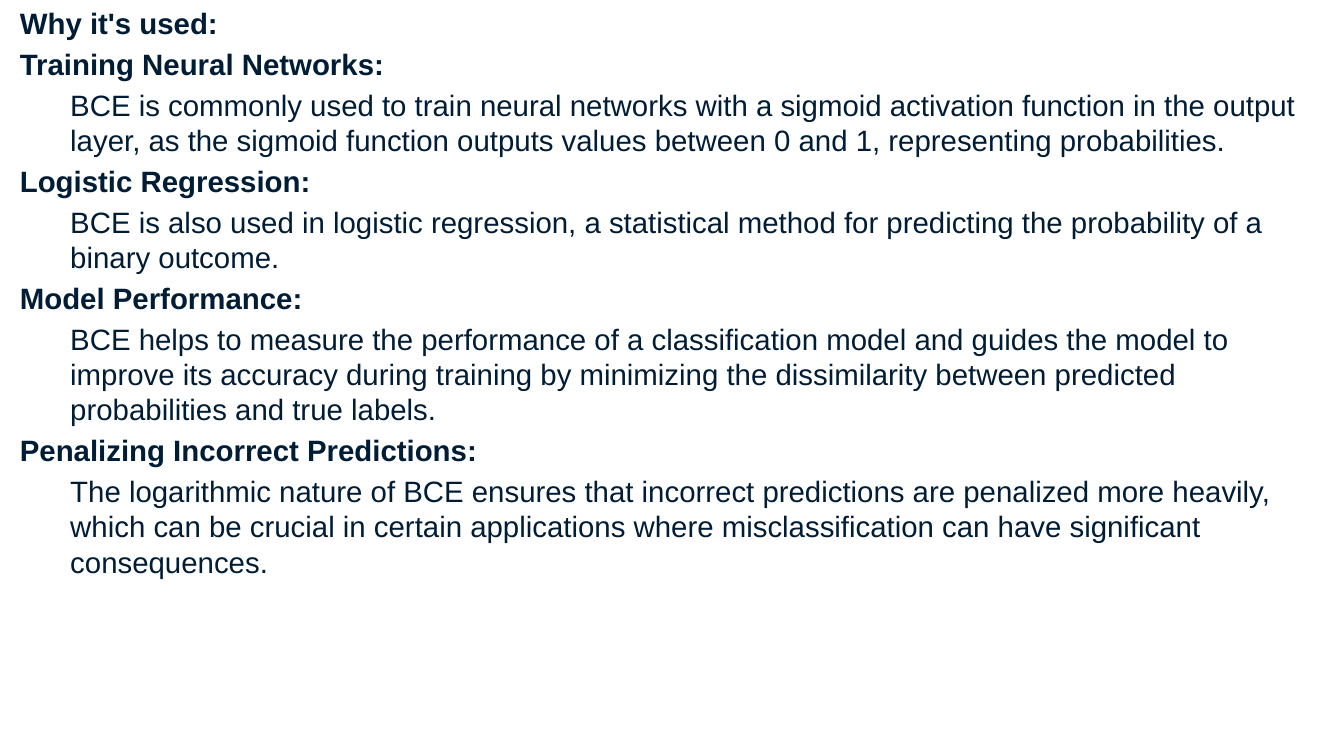
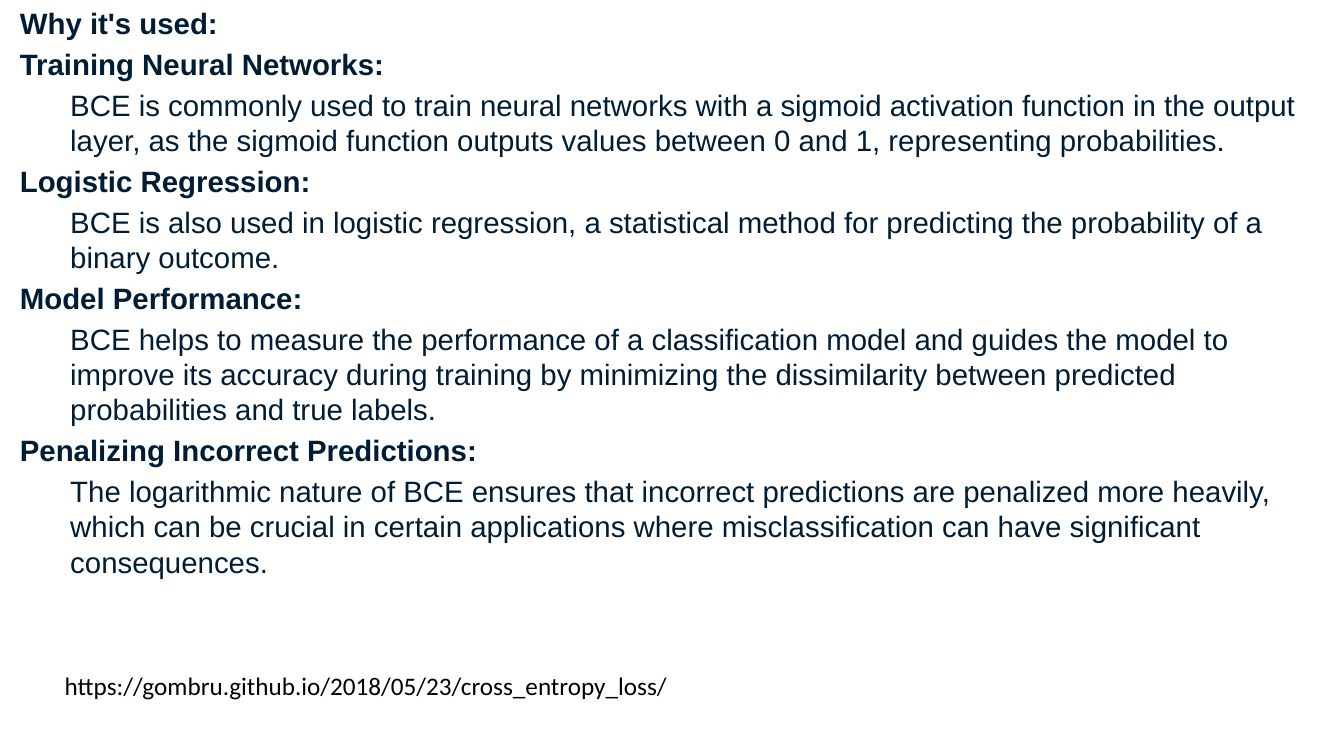
Before and after one commit to shahil04/ds_materials, a slide deck: slide 20 of 9.Deep_learning/class_3_module_9_deep learning_Loss_Functions Gradient Descent.pptx (slide 21 before the commit). Drawn at 1344x756 pixels with LibreOffice and Linux fonts; fonts in the diff are those of the drawing. Boxes give left, top, right and bottom in pixels: in the first picture for what was removed or moved away, otherwise in the second. Text is boxed around its words. In the diff, an @@ line names an element or a change of style, - is before the commit and + after.

```diff
--- a/9.Deep_learning/class_3_module_9_deep learning_Loss_Functions Gradient Descent.pptx
+++ b/9.Deep_learning/class_3_module_9_deep learning_Loss_Functions Gradient Descent.pptx
@@ text added at bbox=[65, 677, 667, 700], 18 pt, text #000000 @@
+https://gombru.github.io/2018/05/23/cross_entropy_loss/
```
Also in this commit, not shown: 11 other slides changed, 6 slides added, 4 slides removed, 26 other files.
